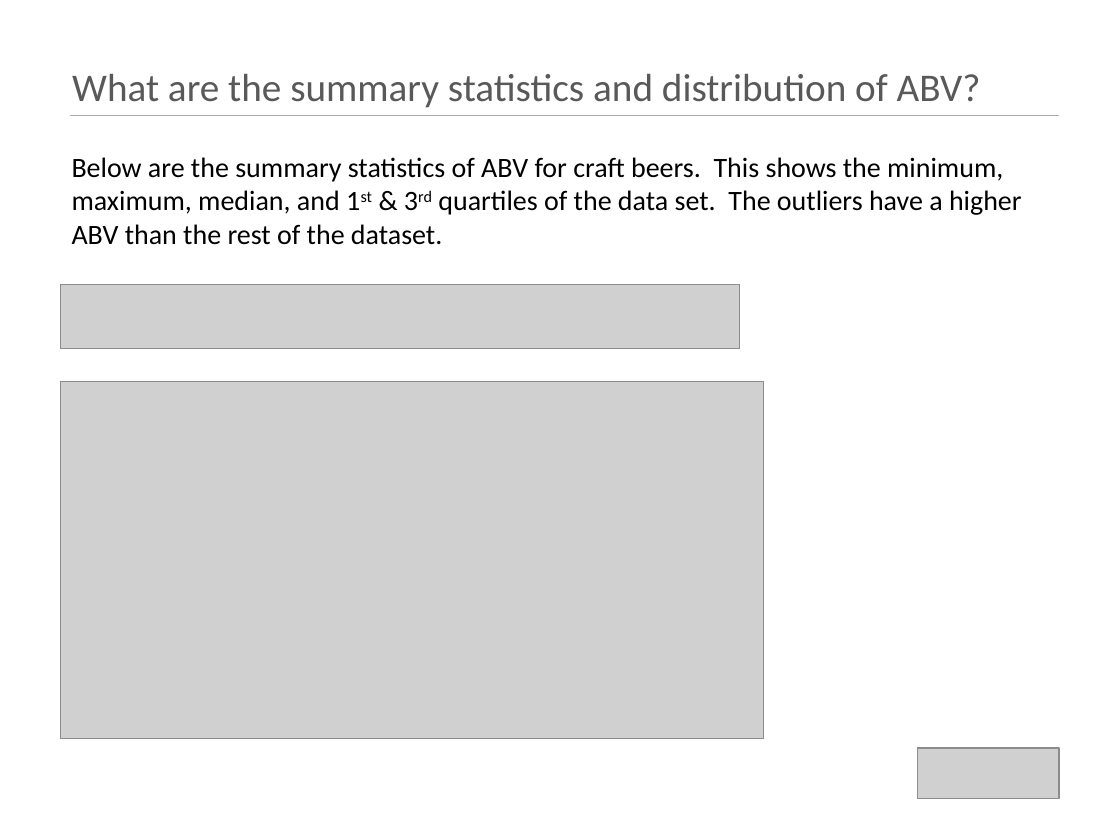
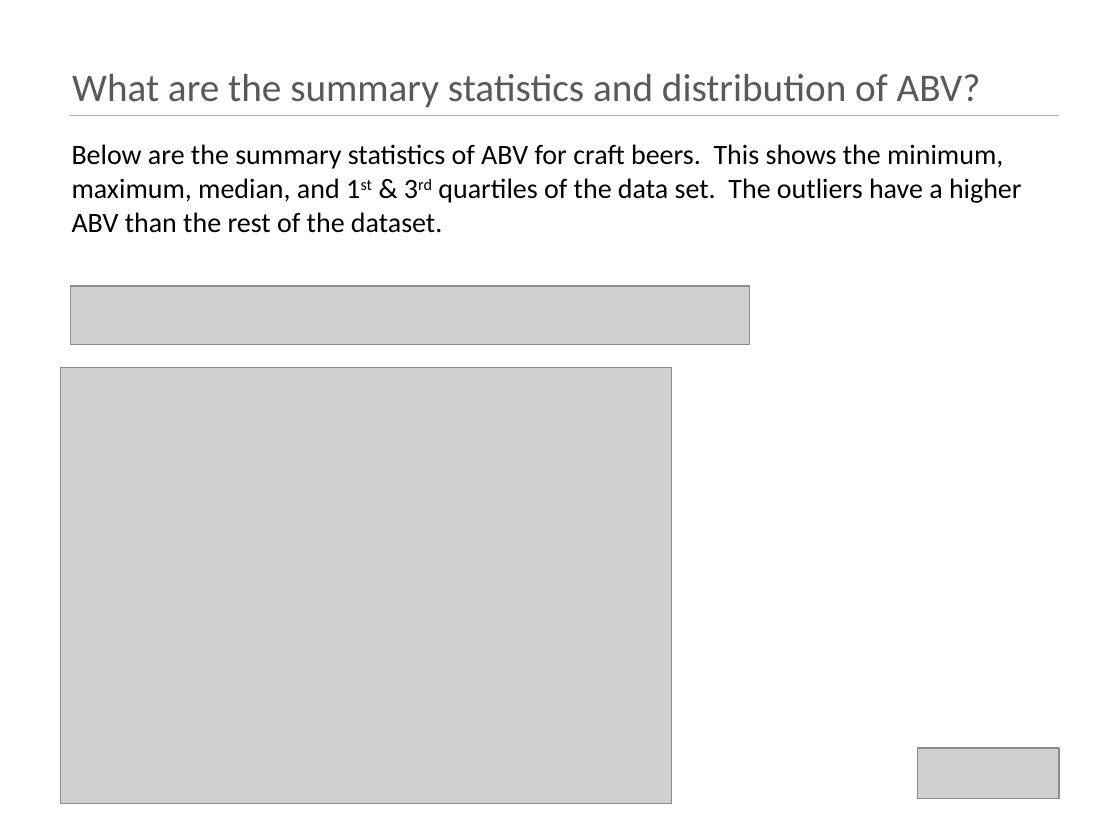
Before and after one commit to kristxh/6306-CaseStudy1-Beer, a slide deck: slide 7 of case_study_1_budweiser.pptx (slide 6 before the commit). Drawn at 1120x840 pixels with LibreOffice and Linux fonts; fonts in the diff are those of the drawing; grey boxes stand for pictures. Boxes give left, top, right and bottom in pixels: in the first picture for what was removed or moved away, otherwise in the second. Text is boxed around its words. In the diff, an @@ line names an element or a change of style, - is before the commit and + after.

```diff
--- a/case_study_1_budweiser.pptx
+++ b/case_study_1_budweiser.pptx
@@ text "Below are the summary statistics ...": place and size @@
-text "Below are the summary statistics ..." at <box>72,157,1022,245</box>
+text "Below are the summary statistics ..." at <box>72,144,1022,233</box>
@@ picture: place and size @@
-picture at <box>60,284,739,347</box>
+picture at <box>71,286,749,344</box>
@@ picture: place and size @@
-picture at <box>60,382,764,739</box>
+picture at <box>60,367,672,804</box>
```
Also in this commit, not shown: 9 other slides changed, 1 slide added, 2 other files.
